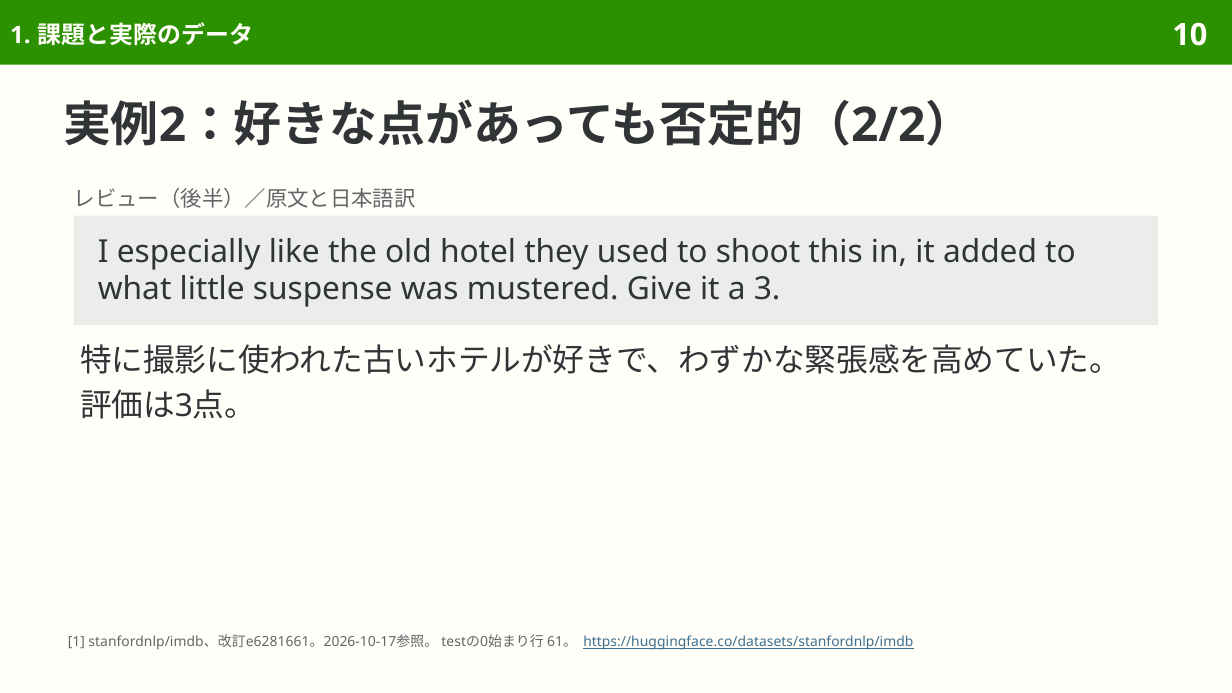
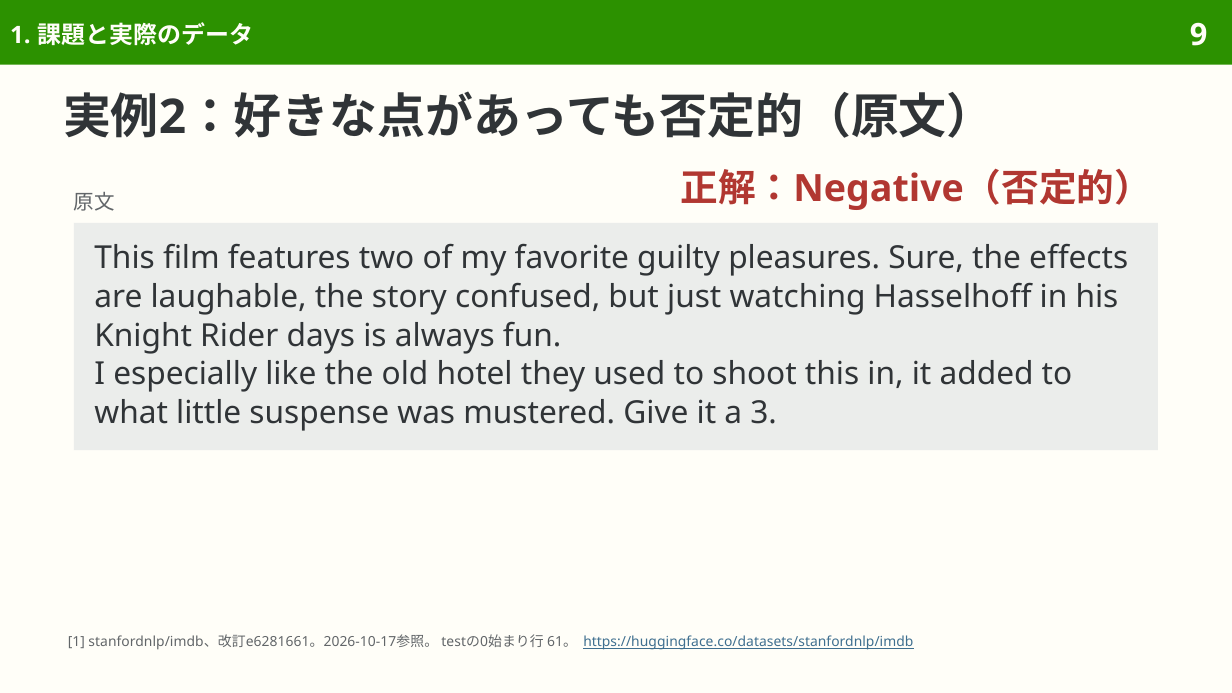
Before and after one commit to sasakiy84/datasets-in-10-minutes, a slide deck: slide 9 of slides/datasets-in-10-minutes-imdb.pptx (slide 10 before the commit). Drawn at 1232x693 pixels with LibreOffice and Linux fonts; fonts in the diff are those of the drawing. Boxes give left, top, right and bottom in pixels: in the first picture for what was removed or moved away, otherwise in the second. Text is boxed around its words. In the diff, an @@ line names an element or a change of style, - is before the commit and + after.

```diff
--- a/slides/datasets-in-10-minutes-imdb.pptx
+++ b/slides/datasets-in-10-minutes-imdb.pptx
@@ page number at (1190, 22, 1208, 46): text changed @@
-10
+9
@@ title at (63, 91, 995, 138): text changed @@
-実例2：好きな点があっても否定的（2/2）
+実例2：好きな点があっても否定的（原文）
@@ text added at (681, 168, 1152, 210), 22 pt, text #B13731, bold @@
+正解：Negative（否定的）
@@ text removed at (74, 188, 416, 208) @@
-レビュー（後半）／原文と日本語訳
@@ text added at (74, 192, 115, 211), 12 pt, text #626669 @@
+原文
@@ rectangle "This film features two of ...": place and size @@
-rectangle "This film features two of ..." at (74, 216, 1158, 325)
+rectangle "This film features two of ..." at (74, 223, 1158, 451)
@@ rectangle "This film features two of ..." at (74, 223, 1158, 451): vertical alignment middle to top @@
@@ text in rectangle at (94, 244, 1128, 354): paragraph added @@
+This film features two of my favorite guilty pleasures. Sure, the effects are laughable, the story confused, but just watching Hasselhoff in his Knight Rider days is always fun.
@@ text removed at (80, 344, 1121, 419) @@
-特に撮影に使われた古いホテルが好きで、わずかな緊張感を高めていた。評価は3点。
@@ text in rectangle at (94, 360, 1073, 431): line spacing 22pt to 22.6pt @@
```
Also in this commit, not shown: 1 other slide changed, 9 other files.
